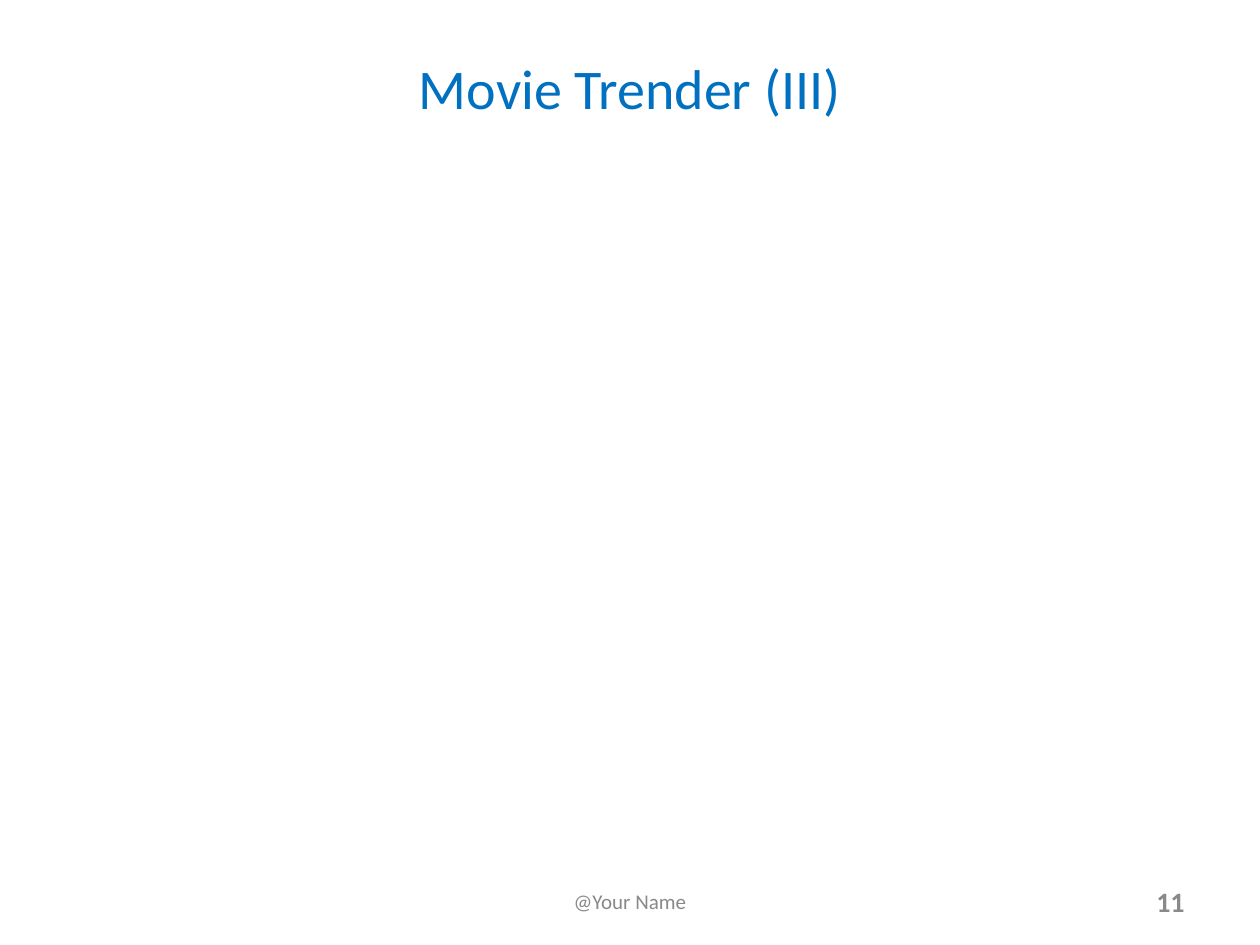
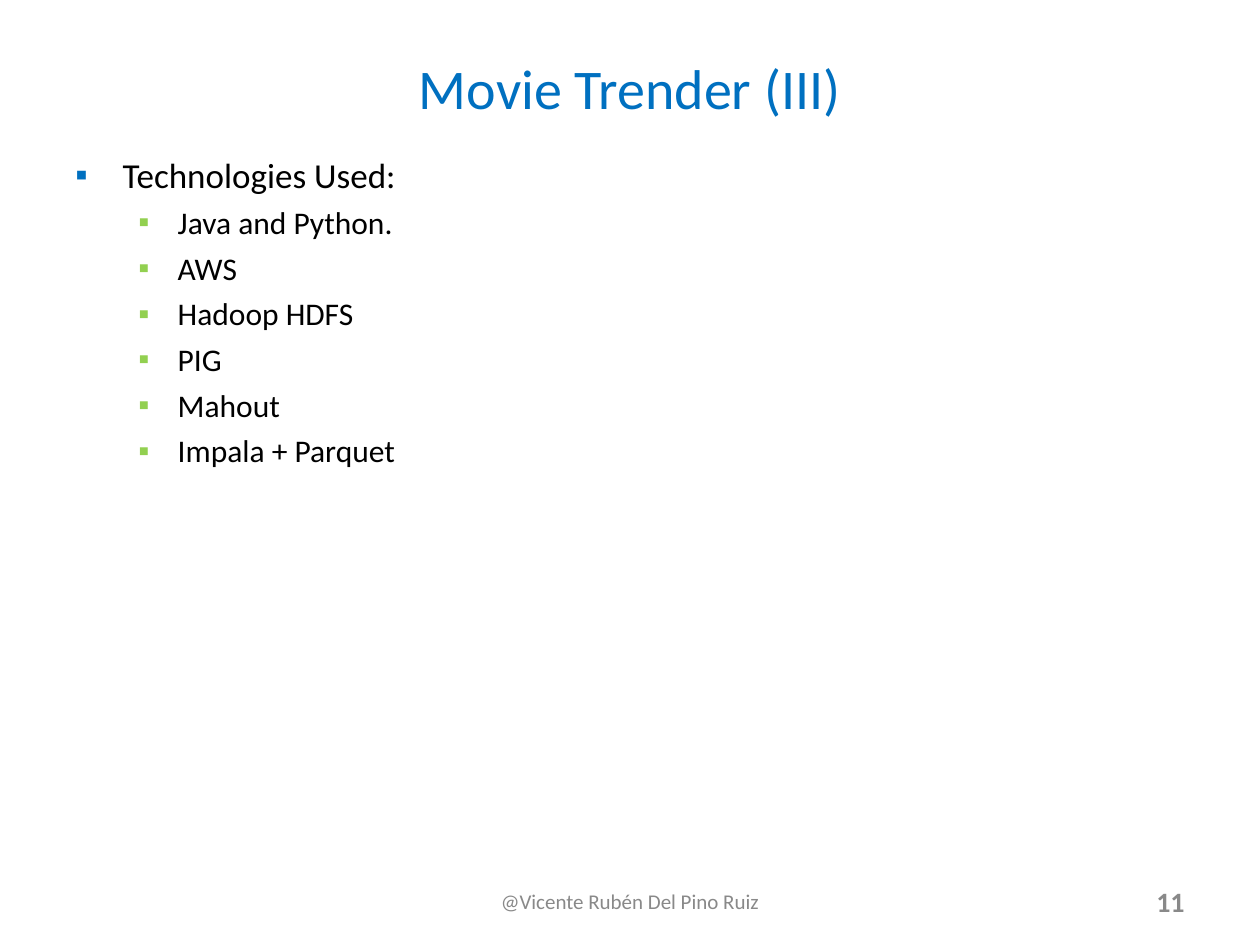
Before and after one commit to MovieTrender/Documentation, a slide deck: slide 11 of Big Data Case Study in Social Media.ppt. Drawn at 1260x945 pixels with LibreOffice and Linux fonts; fonts in the diff are those of the drawing. Boxes give left, top, right and bottom in pixels: in the first picture for what was removed or moved away, otherwise in the second. Text is boxed around its words. In the diff, an @@ line names an element or a change of style, - is before the commit and + after.

```diff
--- a/Big Data Case Study in Social Media.ppt
+++ b/Big Data Case Study in Social Media.ppt
@@ text added at (123,163,395,467), 18 pt, text #000000 @@
+▪ Technologies Used:
+  ▪ Java and Python.
+  ▪ AWS
+  ▪ Hadoop HDFS
+  ▪ PIG
+  ▪ Mahout
+  ▪ Impala + Parquet
@@ text at (501,894,758,912): text changed @@
-@Your Name
+@Vicente Rubén Del Pino Ruiz
```
Also in this commit, not shown: 9 other slides changed, 3 slides added, 3 slides removed, 1 other file.
